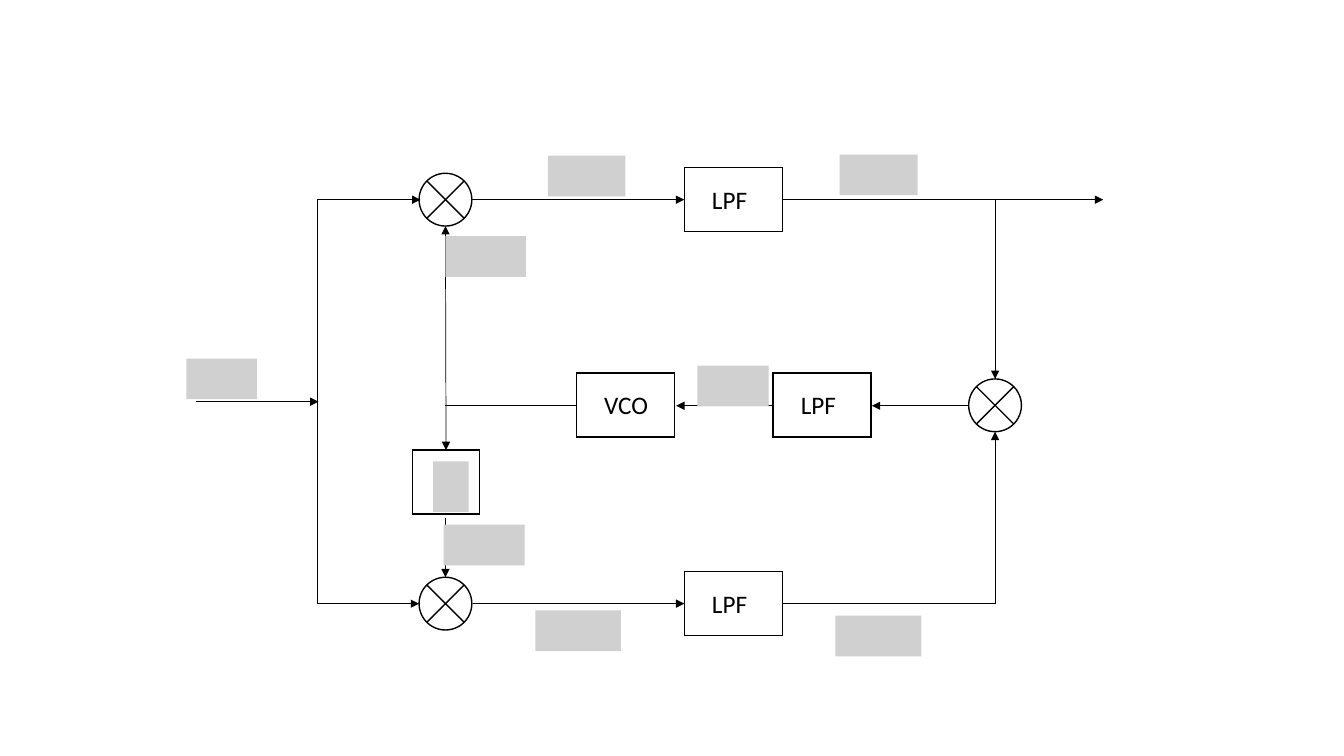
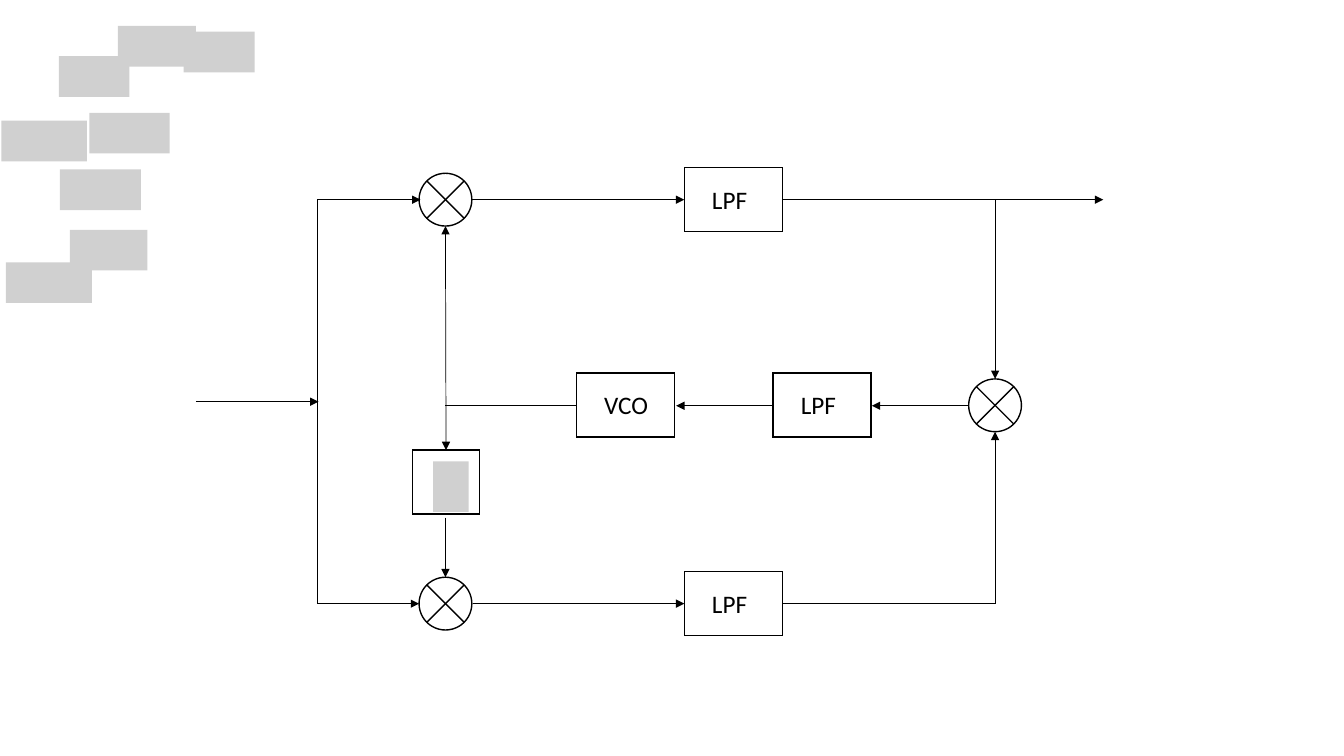
Before and after one commit to RadioInnovators/SD, a slide deck: slide 4 of Documents/Design Document/Design Document Figures.pptm. Drawn at 1344x756 pixels with LibreOffice and Linux fonts; fonts in the diff are those of the drawing; grey boxes stand for pictures. Boxes give left, top, right and bottom in pixels: in the first picture for what was removed or moved away, otherwise in the second. Text is boxed around its words. In the diff, an @@ line names an element or a change of style, - is before the commit and + after.

```diff
--- a/Documents/Design Document/Design Document Figures.pptm
+++ b/Documents/Design Document/Design Document Figures.pptm
@@ picture added at (118,26,196,67) @@
@@ picture added at (58,56,129,97) @@
@@ picture added at (184,31,255,72) @@
@@ picture added at (90,113,170,153) @@
@@ picture added at (1,121,87,161) @@
@@ picture added at (60,169,141,210) @@
@@ picture removed at (548,155,626,196) @@
@@ picture removed at (840,154,918,195) @@
@@ picture added at (70,230,147,270) @@
@@ picture removed at (446,236,526,276) @@
@@ picture added at (6,262,92,302) @@
@@ picture removed at (187,359,257,399) @@
@@ picture removed at (698,366,769,406) @@
@@ picture removed at (444,525,524,566) @@
@@ picture removed at (535,611,621,651) @@
@@ picture removed at (836,616,922,656) @@
```
Also in this commit, not shown: 3 other slides changed, 2 other files.
